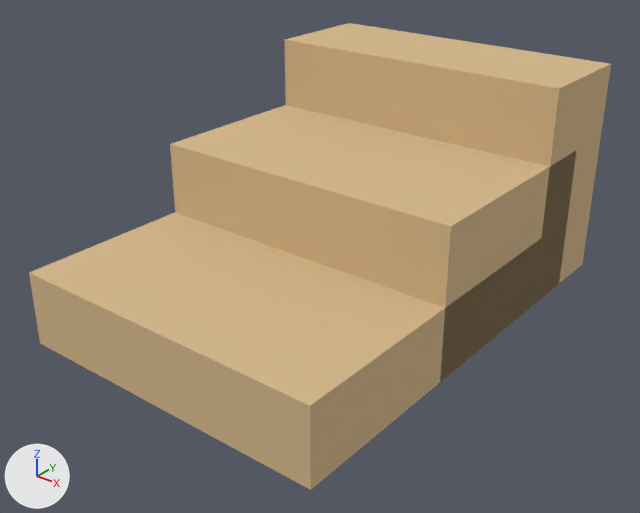
Renders of the glTF model games/yorimichi/assets/belmonte/meshes/SM_BM_BE_MountingBlock.glb from each side of a commit.
Before and after are seen from a 50 mm lens placed at (1.639, -2.325, 1.467), pointed at (0.014, -0.293, 0.208). Arrows for +X, +Y and +Z are at lower left; the lights stay in place. The older version comes first. Vertices at exactly the same position are counted once.

Names of what the first picture shows: 'SM_BM_BE_MountingBlock'.
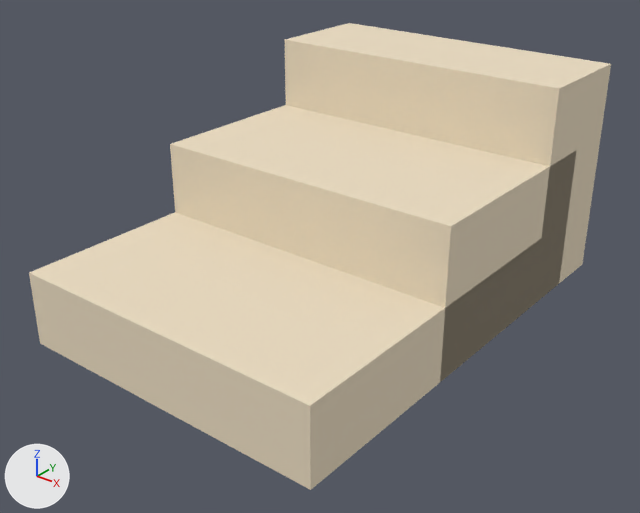
The change, as a list of edits to the scene's bpy script:
```text
Change me_sm_be_mountingblock:
    where me_sm_be_mountingblock.from_pydata(...)  # 47 vertices, 76 faces; spans x -0.55..0.55, y -1.0..0.6, z 0.0..0.75
    used by ob_sm_bm_be_mountingblock; location = (0.0, 0.0, 0.0)
    me_sm_be_mountingblock part 1: 76 faces centred in x -0.55..0.55, y -1.0..0.6, z 0.08..0.75 are repainted in the vertex colours; the middle colour goes from beige #d6b88a to beige #ecddc2
```

What differs and where, as boxes (x1, y1, x2, y2) in the pictures (640 x 513 px):
part 1 of me_sm_be_mountingblock, recoloured: (29, 23, 611, 490) in both
